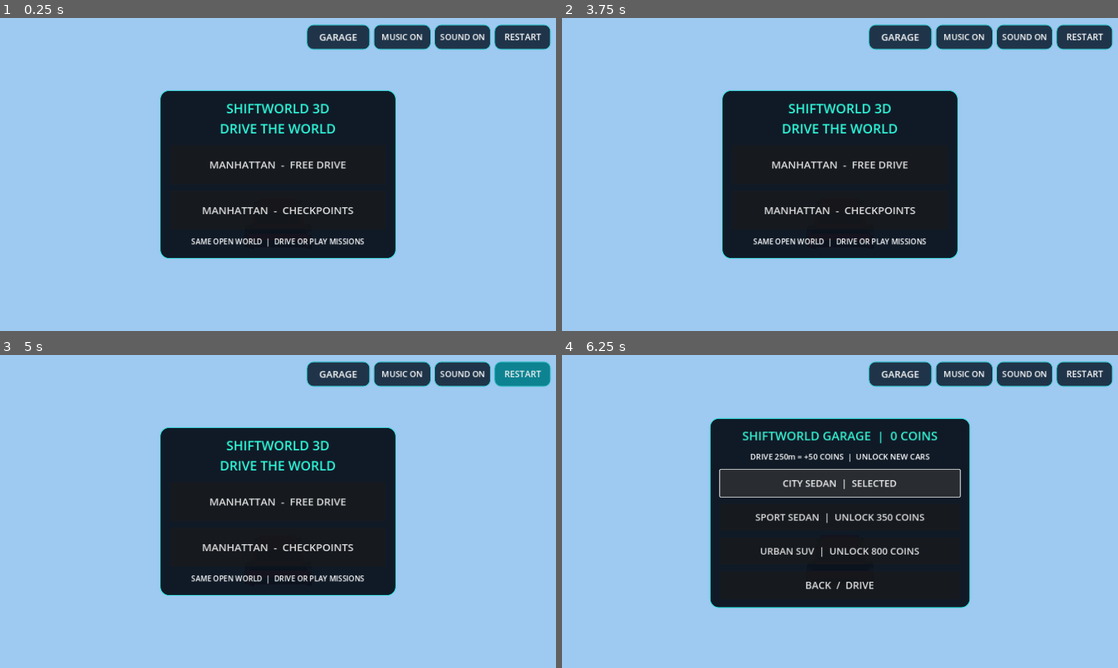
Above: before the commit, frames 1-4 (two rows, left to right).
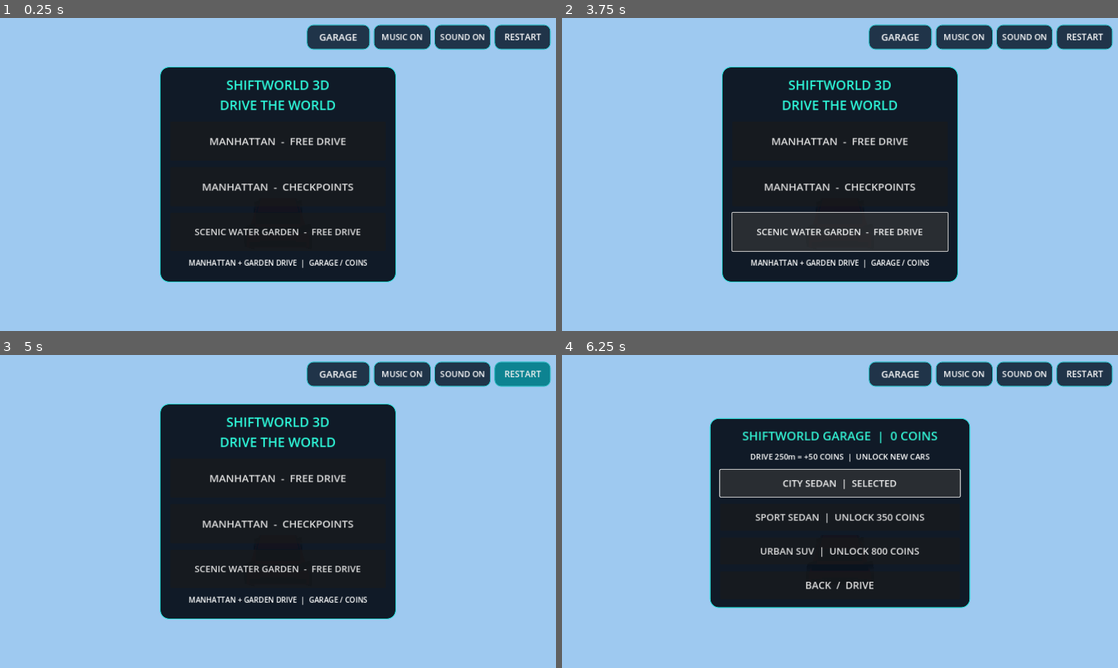
Above: after the commit, the same moments.

Repository: Mehedi13Wp/shiftworld-3d-
Game: Godot game, scene res://scenes/main.tscn
Two runs of this game, one before a commit and one after it. Both use one fixed random seed, a clock stepped at 60 frames per second and the inputs below.
Inputs (mouse positions are in pixels of both pictures, inside the frame that each line leads up to):
- Up to frame 1 (0.25 s): no input
- Up to frame 2 (3.75 s): click "MANHATTAN - FREE DRIVE" at 0.5 s; click "RESTART" at 1.25 s; click "MANHATTAN - CHECKPOINTS" at 2 s; click "RESTART" at 2.75 s; click (840, 230) at 3.5 s, where only the run after the commit has a clickable "SCENIC WATER GARDEN - FREE DR…"
- Up to frame 3 (5 s): click "RESTART" at 4.25 s
- Up to frame 4 (6.25 s): click "GARAGE" at 5 s; click "CITY SEDAN | SELECTED" at 5.75 s

The runs differ from the first frame. In frame 1, 9.8% of the frame differs, in the area x 28-72%, y 15-85%; in frame 2, 12%; in frame 3, 9.8%; in frame 4, nothing differs.
Error after the commit: Parse Error: Cannot infer the type of "a" variable because the value doesn't have a set type. (res://scripts/scenic_world.gd:132)

Commit message:
Add selectable scenic water garden mode with lake road, existing garage, driving and water fines

Diff:
--- a/scripts/game.gd
+++ b/scripts/game.gd
@@ -65,6 +65,8 @@
 var sound_button: Button
 var menu_panel: PanelContainer
 var city_mode := false
+var active_world_title := "MANHATTAN"
+var scenic_mode := false
 var city_world: Node3D
 var city_data_ready := false
 var city_heading := 0.0
@@ -538,6 +540,8 @@
 		return
 	city_data_ready = true
 	city_mode = true
+	scenic_mode = false
+	active_world_title = "MANHATTAN"
 	wetland_world = city_world.get_node_or_null("OfflineCity/Wetlands") as Node3D
 	car_in_water = false
 	var file := FileAccess.open(path, FileAccess.READ)
@@ -610,6 +614,49 @@
 		minimap_refresh_time = 0.0
 	_choose_mode(0)
 
+func _start_scenic_mode() -> void:
+	# Separate stylized lake road inspired by the selected garden reference.
+	# Existing Manhattan streets and checkpoint missions are not modified.
+	var scenic_script := load("res://scripts/scenic_world.gd") as Script
+	if scenic_script == null:
+		status_label.text = "SCENIC GARDEN NOT INSTALLED"
+		return
+	city_world = Node3D.new()
+	city_world.name = "ScenicWaterGarden"
+	city_world.set_script(scenic_script)
+	add_child(city_world)
+	city_world.call("build")
+	city_mode = true
+	city_data_ready = true
+	scenic_mode = true
+	active_world_title = "SCENIC GARDEN"
+	challenge_enabled = false
+	city_challenge = null
+	wetland_world = city_world
+	car_in_water = false
+	city_map_data = city_world.call("get_map_data")
+	city_spawn = Vector3(0, 0, 20.0)
+	city_heading = 0.0
+	car.position = city_spawn + Vector3.UP * 0.67
+	car.rotation.y = city_heading
+	city_velocity = 0.0
+	steering_smoothed = 0.0
+	reverse_gear = false
+	camera.position = car.position + Vector3(0, 4.7, 11.5)
+	camera.look_at(car.position + Vector3.UP * 1.1, Vector3.UP)
+	mission_label.visible = true
+	coins_label.visible = true
+	attribution_label.visible = false
+	gear_button.visible = true
+	gear_button.text = "GEAR: D"
+	road_reset_button.visible = true
+	if city_minimap != null:
+		city_minimap.call("configure", city_map_data)
+		city_minimap.call("set_wetlands", city_world.call("get_ponds"))
+		city_minimap.visible = true
+		minimap_refresh_time = 0.0
+	_choose_mode(0)
+
 func _choose_mode(mode: int) -> void:
 	difficulty = mode
 	game_started = true
@@ -958,8 +1005,8 @@
 	menu_panel.anchor_bottom = 0.5
 	menu_panel.offset_left = -272
 	menu_panel.offset_right = 272
-	menu_panel.offset_top = -194
-	menu_panel.offset_bottom = 194
+	menu_panel.offset_top = -248
+	menu_panel.offset_bottom = 248
 	var menu_style := StyleBoxFlat.new()
 	menu_style.bg_color = Color(0.04, 0.075, 0.12, 0.96)
 	menu_style.border_color = Color(0.13, 0.84, 0.82, 0.9)
@@ -995,8 +1042,14 @@
 	mission_button.add_theme_font_size_override("font_size", 24)
 	menu.add_child(mission_button)
 	mission_button.pressed.connect(_start_city_mode.bind(true))
+	var garden_button := Button.new()
+	garden_button.text = "SCENIC WATER GARDEN  -  FREE DRIVE"
+	garden_button.custom_minimum_size = Vector2(480, 88)
+	garden_button.add_theme_font_size_override("font_size", 21)
+	menu.add_child(garden_button)
+	garden_button.pressed.connect(_start_scenic_mode)
 	var caption := Label.new()
-	caption.text = "SAME OPEN WORLD  |  DRIVE OR PLAY MISSIONS"
+	caption.text = "MANHATTAN + GARDEN DRIVE  |  GARAGE / COINS"
 	caption.horizontal_alignment = HORIZONTAL_ALIGNMENT_CENTER
 	caption.add_theme_font_size_override("font_size", 17)
 	menu.add_child(caption)
@@ -1105,13 +1158,13 @@
 				map_target = targets[index]
 				map_target_visible = true
 		else:
-			mission_label.text = "FREE DRIVE  |  EXPLORE MANHATTAN"
+			mission_label.text = "LOTUS LAKES  |  ENJOY THE SCENIC ROAD" if scenic_mode else "FREE DRIVE  |  EXPLORE MANHATTAN"
 		minimap_refresh_time -= delta
 		if city_minimap != null and minimap_refresh_time <= 0.0:
 			city_minimap.call("follow", car.position, city_heading, map_target, map_target_visible)
 			minimap_refresh_time = 0.12
 		var remaining := maxi(1, int(ceil(float(last_distance_milestone + 1) * 250.0 - total_distance)))
-		score_label.text = "MANHATTAN  |  %d km/h\nTRIP %dm  |  +50 COINS IN %dm" % [int(speed * 3.6), int(distance), remaining]
+		score_label.text = "%s  |  %d km/h\nTRIP %dm  |  +50 COINS IN %dm" % [active_world_title, int(speed * 3.6), int(distance), remaining]
 		return
 	var target_speed: float = [0.0, 0.0, 0.0][difficulty]
 	if accelerating:
